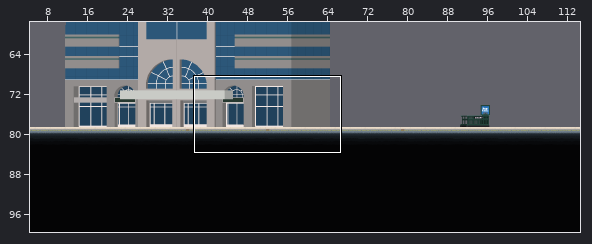
Level history. Tiled map: Aftamath/assets/maps/BusinessDistrict.tmx. The picture above shows the old version from afar; the outline marks the close-up.
Close-up. As it was:
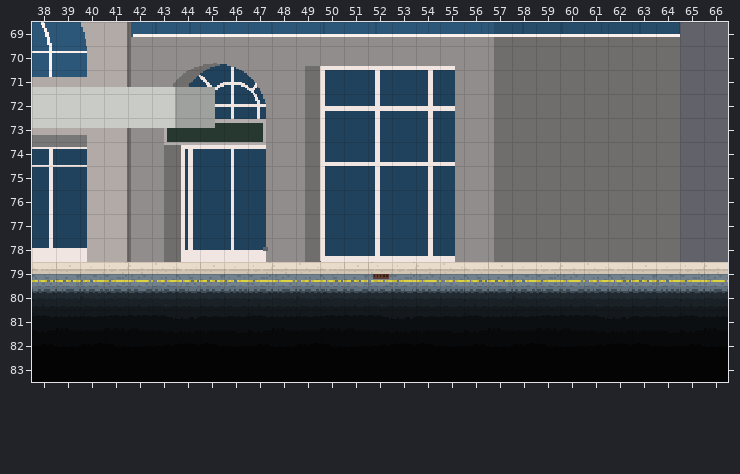
Cells are 16x16 px. Shown: x 38..66, y 69..83. The commit also changed other parts of the map, which this record leaves out.
New version:
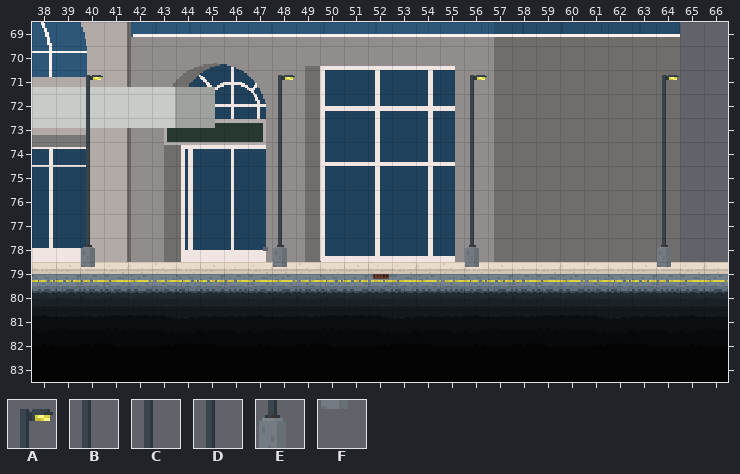
Key: from "Tiledtest": A 10, B 82, C 154, D 226, E 370, F 442.
_ is an empty cell.
Edits made:
{"where": "layer \"fg\""}
{"y":71,"x":40,"old":"_","new":"A"}
{"y":71,"x":48,"old":"_","new":"A"}
{"y":71,"x":56,"old":"_","new":"A"}
{"y":71,"x":64,"old":"_","new":"A"}
{"y":72,"x":40,"old":"_","new":"B"}
{"y":72,"x":48,"old":"_","new":"B"}
{"y":72,"x":56,"old":"_","new":"B"}
{"y":72,"x":64,"old":"_","new":"B"}
{"y":73,"x":40,"old":"_","new":"C"}
{"y":73,"x":48,"old":"_","new":"C"}
{"y":73,"x":56,"old":"_","new":"C"}
{"y":73,"x":64,"old":"_","new":"C"}
{"y":74,"x":40,"old":"_","new":"D"}
{"y":74,"x":48,"old":"_","new":"D"}
{"y":74,"x":56,"old":"_","new":"D"}
{"y":74,"x":64,"old":"_","new":"D"}
{"y":75,"x":40,"old":"_","new":"D"}
{"y":75,"x":48,"old":"_","new":"D"}
{"y":75,"x":56,"old":"_","new":"D"}
{"y":75,"x":64,"old":"_","new":"D"}
{"y":76,"x":40,"old":"_","new":"D"}
{"y":76,"x":48,"old":"_","new":"D"}
{"y":76,"x":56,"old":"_","new":"D"}
{"y":76,"x":64,"old":"_","new":"D"}
{"y":77,"x":40,"old":"_","new":"D"}
{"y":77,"x":48,"old":"_","new":"D"}
{"y":77,"x":56,"old":"_","new":"D"}
{"y":77,"x":64,"old":"_","new":"D"}
{"y":78,"x":40,"old":"_","new":"E"}
{"y":78,"x":48,"old":"_","new":"E"}
{"y":78,"x":56,"old":"_","new":"E"}
{"y":78,"x":64,"old":"_","new":"E"}
{"y":79,"x":40,"old":"_","new":"F"}
{"y":79,"x":48,"old":"_","new":"F"}
{"y":79,"x":56,"old":"_","new":"F"}
{"y":79,"x":64,"old":"_","new":"F"}
{"label":"added","picture_box":[81,75,103,267]}
{"label":"added","picture_box":[273,75,295,267]}
{"label":"added","picture_box":[465,75,487,267]}
{"label":"added","picture_box":[657,75,679,267]}
